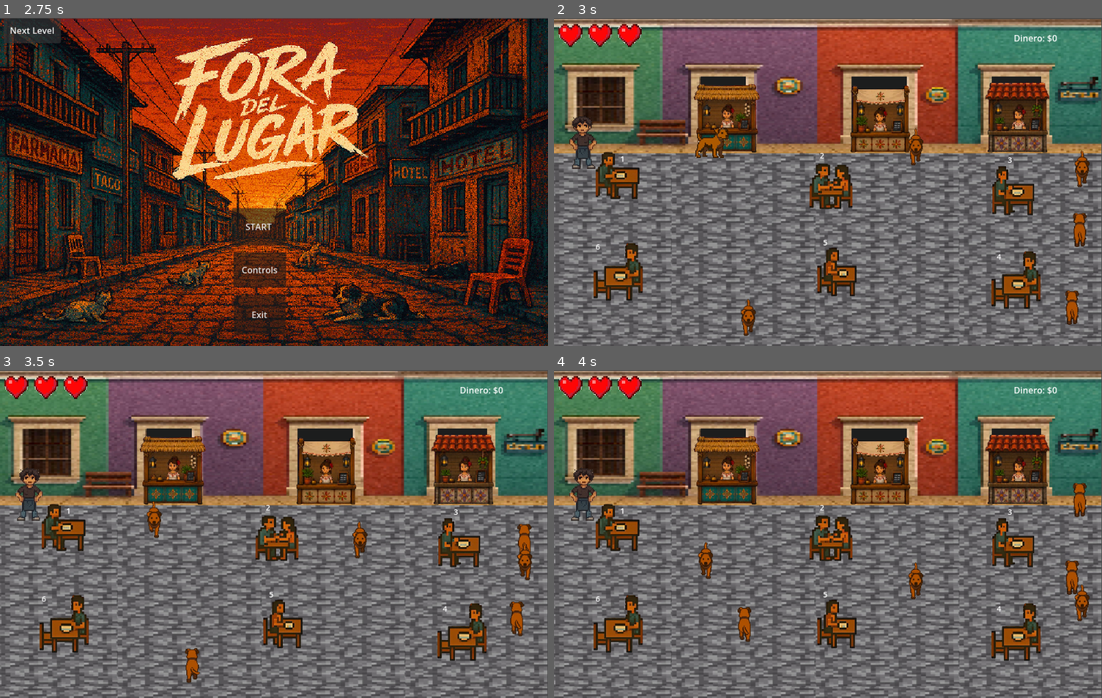
Above: before the commit, frames 1-4 (two rows, left to right).
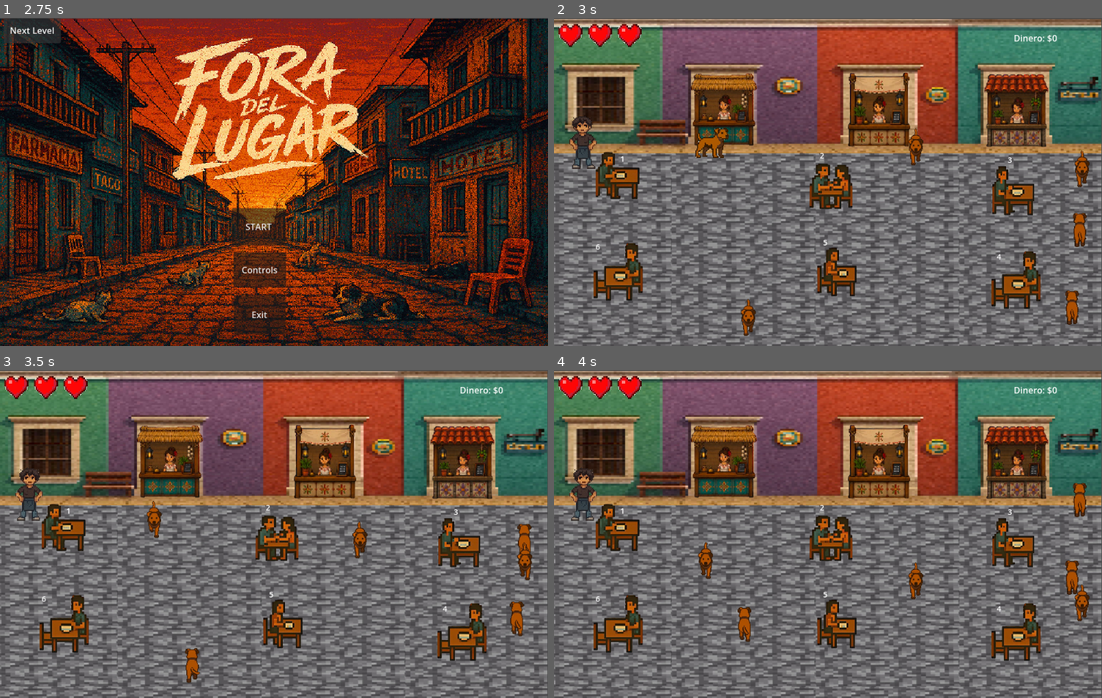
Above: after the commit, the same moments.

Repository: Aldair-Canul/Facultad-de-Ingenieria---Fora-de-Lugar
Game: Godot game, scene res://Scenes/Menu/intro_video.tscn
Same seed, same stepped clock (60 frames per second), same inputs: the game is played once before the commit and once after it. Video files are missing from this copy of the repository; at most half a second of black plays in their place.
Inputs (mouse positions are in pixels of both pictures, inside the frame that each line leads up to):
- Up to frame 1 (2.75 s): tap Enter at 0.5 s; move the mouse to (394, 165) at 0.52 s; hold Right (ui_right) 0.53-1.25 s; click (394, 165) at 0.67 s; click "Controls" at 1.25 s; click "Back" at 2 s
- Up to frame 2 (3 s): click "START" at 2.75 s
- Up to frame 3 (3.5 s): no input
- Up to frame 4 (4 s): drag from (718, 550) to (1014, 550) at 3.52 s

Frame 1 is identical in both runs. In frame 2, 5.9% of the frame differs, in the area x 24-91%, y 16-42%; in frame 3, 6.1%; in frame 4, 6.1%.

Commit message:
Cambios de Aaron

Diff:
--- a/Proyecto-Infomatrix/Godot-Engine/Scenes/Juego_Cuarto/Jugador.tscn
+++ b/Proyecto-Infomatrix/Godot-Engine/Scenes/Juego_Cuarto/Jugador.tscn
@@ -212,8 +212,7 @@
 [node name="AnimatedSprite2D" type="AnimatedSprite2D" parent="." unique_id=1794182539]
 scale = Vector2(2, 2)
 sprite_frames = SubResource("SpriteFrames_4jrg1")
-animation = &"caminar_abajo"
-frame_progress = 0.82920146
+animation = &"caminar_lado"
 
 [node name="CollisionShape2D" type="CollisionShape2D" parent="." unique_id=1983391251]
 position = Vector2(12, -40)
--- a/Proyecto-Infomatrix/Godot-Engine/Scenes/Juego_Cuarto/escena_cuarto.tscn
+++ b/Proyecto-Infomatrix/Godot-Engine/Scenes/Juego_Cuarto/escena_cuarto.tscn
@@ -31,8 +31,8 @@
 texture = ExtResource("2_0jjt8")
 
 [node name="fondoCuarto" type="Sprite2D" parent="." unique_id=26934063]
-position = Vector2(478, 300.99997)
-scale = Vector2(0.55413276, 0.647541)
+position = Vector2(478, 299.49997)
+scale = Vector2(0.55413276, 0.67431694)
 texture = ExtResource("1_w8xin")
 
 [node name="cama" type="StaticBody2D" parent="." unique_id=429705350]
--- a/Proyecto-Infomatrix/Godot-Engine/Scenes/Mini_Juego_Mesero/nodo_calle.tscn
+++ b/Proyecto-Infomatrix/Godot-Engine/Scenes/Mini_Juego_Mesero/nodo_calle.tscn
@@ -65,18 +65,18 @@
 texture = ExtResource("1_8voex")
 
 [node name="PuestoCentro" type="Sprite2D" parent="CanvasLayer" unique_id=1476642255]
-position = Vector2(598, 184)
-scale = Vector2(0.34986413, 0.37805715)
+position = Vector2(595.6875, 166.78125)
+scale = Vector2(0.362432, 0.4172894)
 texture = ExtResource("3_4fcho")
 
 [node name="PuestoDerecho" type="Sprite2D" parent="CanvasLayer" unique_id=541678845]
-position = Vector2(845, 183)
-scale = Vector2(0.35618278, 0.37365603)
+position = Vector2(842.625, 170.75002)
+scale = Vector2(0.35819897, 0.38575274)
 texture = ExtResource("4_1k82d")
 
 [node name="Puesto1Copia" type="Sprite2D" parent="CanvasLayer" unique_id=1248991005]
-position = Vector2(315, 187)
-scale = Vector2(0.356268, 0.365285)
+position = Vector2(309.40625, 171.25)
+scale = Vector2(0.35969022, 0.38471505)
 texture = ExtResource("5_bmf87")
 
 [node name="Corazones" type="HBoxContainer" parent="CanvasLayer" unique_id=1680310809]
